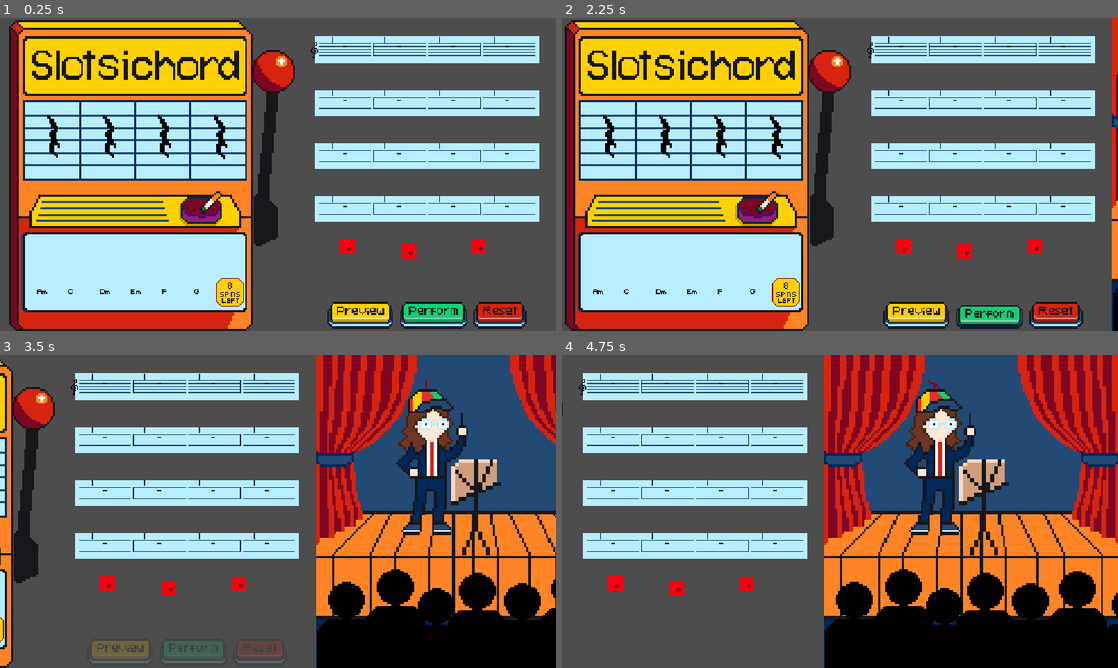
Above: before the commit, frames 1-4 (two rows, left to right).
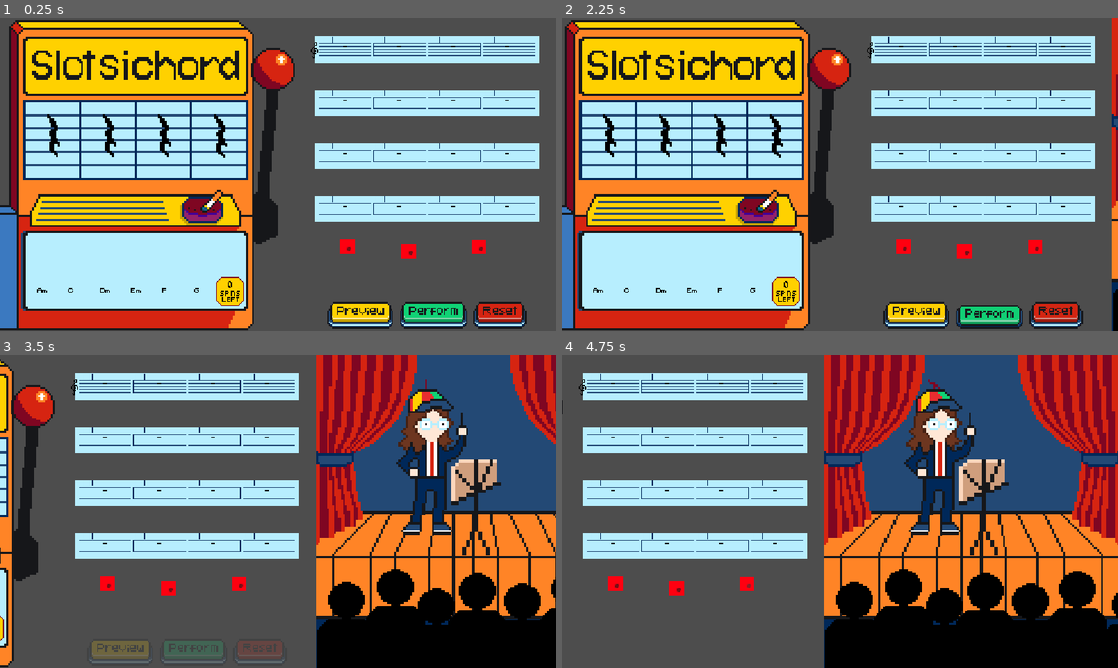
Above: after the commit, the same moments.

Repository: twhassall/slotsichord
Game: Godot game, scene res://scenes/actualScreens/MainScreen.tscn
The game is run twice, just before and just after one commit, with the same random seed, the same clock (stepped at 60 frames per second) and the same inputs.
Inputs (mouse positions are in pixels of both pictures, inside the frame that each line leads up to):
- Up to frame 1 (0.25 s): no input
- Up to frame 2 (2.25 s): click (923, 315) at 0.5 s; click (923, 315) at 1.25 s; click (995, 315) at 2 s
- Up to frame 3 (3.5 s): click (272, 586) at 2.75 s
- Up to frame 4 (4.75 s): click (734, 589) at 3.5 s; click (751, 586) at 4.25 s

The runs differ from the first frame. In frame 1, 5.3% of the frame differs, in the area x 0-53%, y 2-100%; in frame 2, 4.9%; in frame 3, 0.9%; in frame 4, less than 0.1%.

Commit message:
Added funnel animation and button

Diff:
--- a/scenes/actualScreens/MainScreen.tscn
+++ b/scenes/actualScreens/MainScreen.tscn
@@ -22,10 +22,9 @@
 [node name="SlotMachine" parent="." unique_id=1553664927 instance=ExtResource("2_2t3k2")]
 unique_name_in_owner = true
 layout_mode = 0
-offset_left = 152.0
-offset_top = 3.0
-offset_right = 152.0
-offset_bottom = 106.2
+offset_left = 151.0
+offset_right = 151.0
+offset_bottom = 103.2
 
 [node name="ArrangementArea" parent="." unique_id=2060967160 instance=ExtResource("3_qbncj")]
 layout_mode = 1
--- a/scenes/subScenes/slot_machine.tscn
+++ b/scenes/subScenes/slot_machine.tscn
@@ -3,12 +3,105 @@
 [ext_resource type="Script" uid="uid://u4yqnvewcb63" path="res://scripts/slot_machine.gd" id="1_f0c0l"]
 [ext_resource type="Texture2D" uid="uid://cpj8dgkgq0x4d" path="res://assets/sprites/slotmachine/slot_machine.png" id="2_ava31"]
 [ext_resource type="Texture2D" uid="uid://dngtl16blxy04" path="res://assets/sprites/slotmachine/LeverSpriteSheet.png" id="3_r8ptc"]
+[ext_resource type="Texture2D" uid="uid://ddne1sqh5elpd" path="res://assets/sprites/buttons/insertcoin.png" id="4_pn73r"]
 [ext_resource type="Texture2D" uid="uid://cayws40w4atsk" path="res://assets/sprites/slotmachine/smoke.png" id="4_r8ptc"]
 [ext_resource type="AudioStream" uid="uid://bhrvjsy3gkejy" path="res://assets/sounds/slotMachine/slotMachineSpin.wav" id="5_0xq38"]
 [ext_resource type="Texture2D" uid="uid://l5vwkxn64tvp" path="res://assets/sprites/slotmachine/slotMachineBlur.png" id="5_pt82j"]
 [ext_resource type="AudioStream" uid="uid://cmoyf4u5rd63s" path="res://assets/sounds/slotMachine/slotMachineCrank.wav" id="6_degk7"]
+[ext_resource type="Texture2D" uid="uid://4n5h3wno47xv" path="res://assets/sprites/slotmachine/funnel.png" id="6_k06gv"]
 [ext_resource type="PackedScene" uid="uid://bircwyj85eo7a" path="res://scenes/subScenes/ChordSprite.tscn" id="8_lq40k"]
 [ext_resource type="Texture2D" uid="uid://cljo0h0xvjts0" path="res://assets/sprites/slotmachine/spinsleft.png" id="9_f18vj"]
+
+[sub_resource type="Animation" id="Animation_0xq38"]
+length = 0.001
+tracks/0/type = "value"
+tracks/0/imported = false
+tracks/0/enabled = true
+tracks/0/path = NodePath("SlotMachine/CiggySmoke:frame")
+tracks/0/interp = 1
+tracks/0/loop_wrap = true
+tracks/0/keys = {
+"times": PackedFloat32Array(0),
+"transitions": PackedFloat32Array(1),
+"update": 1,
+"values": [0]
+}
+
+[sub_resource type="Animation" id="Animation_degk7"]
+resource_name = "smoke1"
+length = 4.133333
+tracks/0/type = "value"
+tracks/0/imported = false
+tracks/0/enabled = true
+tracks/0/path = NodePath("SlotMachine/CiggySmoke:frame")
+tracks/0/interp = 1
+tracks/0/loop_wrap = true
+tracks/0/keys = {
+"times": PackedFloat32Array(0, 0.1, 0.2, 0.3, 0.4, 0.5, 0.6, 0.7, 0.8, 0.9, 1, 1.1, 1.2, 2.8333333, 2.9333334, 3.0333333, 3.1333332, 3.2333333, 3.3333333, 3.4333334, 3.5333333, 3.6333332, 3.7333336, 3.8333335),
+"transitions": PackedFloat32Array(1, 1, 1, 1, 1, 1, 1, 1, 1, 1, 1, 1, 1, 1, 1, 1, 1, 1, 1, 1, 1, 1, 1, 1),
+"update": 1,
+"values": [0, 1, 2, 3, 4, 5, 6, 7, 8, 9, 10, 11, 12, 13, 14, 15, 17, 18, 19, 20, 21, 22, 23, 0]
+}
+
+[sub_resource type="Animation" id="Animation_pt82j"]
+resource_name = "smoke2"
+length = 2.5666666
+tracks/0/type = "value"
+tracks/0/imported = false
+tracks/0/enabled = true
+tracks/0/path = NodePath("SlotMachine/CiggySmoke:frame")
+tracks/0/interp = 1
+tracks/0/loop_wrap = true
+tracks/0/keys = {
+"times": PackedFloat32Array(0, 0.2, 0.4, 0.6, 0.8, 1, 1.2, 1.4, 1.6, 1.8, 2, 2.2, 2.4),
+"transitions": PackedFloat32Array(1, 1, 1, 1, 1, 1, 1, 1, 1, 1, 1, 1, 1),
+"update": 1,
+"values": [12, 13, 14, 15, 16, 17, 18, 19, 20, 21, 22, 23, 12]
+}
+
+[sub_resource type="AnimationLibrary" id="AnimationLibrary_lq40k"]
+_data = {
+&"RESET": SubResource("Animation_0xq38"),
+&"smoke1": SubResource("Animation_degk7"),
+&"smoke2": SubResource("Animation_pt82j")
+}
+
+[sub_resource type="Animation" id="Animation_plc8i"]
+length = 0.001
+tracks/0/type = "value"
+tracks/0/imported = false
+tracks/0/enabled = true
+tracks/0/path = NodePath(".:frame")
+tracks/0/interp = 1
+tracks/0/loop_wrap = true
+tracks/0/keys = {
+"times": PackedFloat32Array(0),
+"transitions": PackedFloat32Array(1),
+"update": 1,
+"values": [1]
+}
+
+[sub_resource type="Animation" id="Animation_084gh"]
+resource_name = "press"
+length = 0.39999999999999997
+tracks/0/type = "value"
+tracks/0/imported = false
+tracks/0/enabled = true
+tracks/0/path = NodePath(".:frame")
+tracks/0/interp = 1
+tracks/0/loop_wrap = true
+tracks/0/keys = {
+"times": PackedFloat32Array(0, 0.2),
+"transitions": PackedFloat32Array(1, 1),
+"update": 1,
+"values": [1, 0]
+}
+
+[sub_resource type="AnimationLibrary" id="AnimationLibrary_k1jfg"]
+_data = {
+&"RESET": SubResource("Animation_plc8i"),
+&"press": SubResource("Animation_084gh")
+}
 
 [sub_resource type="Animation" id="Animation_ava31"]
 resource_name = "Pull"
@@ -47,12 +140,12 @@
 &"RESET": SubResource("Animation_r8ptc")
 }
 
-[sub_resource type="Animation" id="Animation_0xq38"]
-length = 0.001
-tracks/0/type = "value"
-tracks/0/imported = false
-tracks/0/enabled = true
-tracks/0/path = NodePath("SlotMachine/CiggySmoke:frame")
+[sub_resource type="Animation" id="Animation_8jvq5"]
+length = 0.001
+tracks/0/type = "value"
+tracks/0/imported = false
+tracks/0/enabled = true
+tracks/0/path = NodePath(".:frame")
 tracks/0/interp = 1
 tracks/0/loop_wrap = true
 tracks/0/keys = {
@@ -62,43 +155,25 @@
 "values": [0]
 }
 
-[sub_resource type="Animation" id="Animation_degk7"]
-resource_name = "smoke1"
-length = 4.133333
-tracks/0/type = "value"
-tracks/0/imported = false
-tracks/0/enabled = true
-tracks/0/path = NodePath("SlotMachine/CiggySmoke:frame")
-tracks/0/interp = 1
-tracks/0/loop_wrap = true
-tracks/0/keys = {
-"times": PackedFloat32Array(0, 0.1, 0.2, 0.3, 0.4, 0.5, 0.6, 0.7, 0.8, 0.9, 1, 1.1, 1.2, 2.8333333, 2.9333334, 3.0333333, 3.1333332, 3.2333333, 3.3333333, 3.4333334, 3.5333333, 3.6333332, 3.7333336, 3.8333335),
-"transitions": PackedFloat32Array(1, 1, 1, 1, 1, 1, 1, 1, 1, 1, 1, 1, 1, 1, 1, 1, 1, 1, 1, 1, 1, 1, 1, 1),
-"update": 1,
-"values": [0, 1, 2, 3, 4, 5, 6, 7, 8, 9, 10, 11, 12, 13, 14, 15, 17, 18, 19, 20, 21, 22, 23, 0]
-}
-
-[sub_resource type="Animation" id="Animation_pt82j"]
-resource_name = "smoke2"
-length = 2.5666666
-tracks/0/type = "value"
-tracks/0/imported = false
-tracks/0/enabled = true
-tracks/0/path = NodePath("SlotMachine/CiggySmoke:frame")
-tracks/0/interp = 1
-tracks/0/loop_wrap = true
-tracks/0/keys = {
-"times": PackedFloat32Array(0, 0.2, 0.4, 0.6, 0.8, 1, 1.2, 1.4, 1.6, 1.8, 2, 2.2, 2.4),
-"transitions": PackedFloat32Array(1, 1, 1, 1, 1, 1, 1, 1, 1, 1, 1, 1, 1),
-"update": 1,
-"values": [12, 13, 14, 15, 16, 17, 18, 19, 20, 21, 22, 23, 12]
-}
-
-[sub_resource type="AnimationLibrary" id="AnimationLibrary_lq40k"]
-_data = {
-&"RESET": SubResource("Animation_0xq38"),
-&"smoke1": SubResource("Animation_degk7"),
-&"smoke2": SubResource("Animation_pt82j")
+[sub_resource type="Animation" id="Animation_g46q2"]
+resource_name = "drop"
+tracks/0/type = "value"
+tracks/0/imported = false
+tracks/0/enabled = true
+tracks/0/path = NodePath(".:frame")
+tracks/0/interp = 1
+tracks/0/loop_wrap = true
+tracks/0/keys = {
+"times": PackedFloat32Array(0, 0.1, 0.2, 0.3, 0.4, 0.5, 0.6, 0.7, 0.8, 0.9, 1),
+"transitions": PackedFloat32Array(1, 1, 1, 1, 1, 1, 1, 1, 1, 1, 1),
+"update": 1,
+"values": [0, 1, 2, 3, 4, 5, 6, 7, 8, 9, 11]
+}
+
+[sub_resource type="AnimationLibrary" id="AnimationLibrary_7t2ew"]
+_data = {
+&"RESET": SubResource("Animation_8jvq5"),
+&"drop": SubResource("Animation_g46q2")
 }
 
 [sub_resource type="Animation" id="Animation_lq40k"]
@@ -261,12 +336,41 @@
 script = ExtResource("1_f0c0l")
 
 [node name="SlotMachine" type="Sprite2D" parent="." unique_id=84764454]
-position = Vector2(339, 326)
+position = Vector2(186.65, 323.31)
 scale = Vector2(4.25817, 4.2581697)
 texture = ExtResource("2_ava31")
 
+[node name="CiggySmoke" type="Sprite2D" parent="SlotMachine" unique_id=109417282]
+position = Vector2(58.66839, 6.903908)
+scale = Vector2(0.99999994, 0.99999994)
+texture = ExtResource("4_r8ptc")
+hframes = 12
+vframes = 2
+
+[node name="CiggyAnimation" type="AnimationPlayer" parent="SlotMachine/CiggySmoke" unique_id=666382503]
+root_node = NodePath("../../..")
+libraries/ = SubResource("AnimationLibrary_lq40k")
+
+[node name="InsertCoinButton" type="Sprite2D" parent="SlotMachine" unique_id=577213112]
+position = Vector2(-64.969215, 46.89573)
+scale = Vector2(0.99995995, 0.99996006)
+texture = ExtResource("4_pn73r")
+vframes = 2
+frame = 1
+
+[node name="InsertCoinAnimation" type="AnimationPlayer" parent="SlotMachine/InsertCoinButton" unique_id=679012198]
+libraries/ = SubResource("AnimationLibrary_k1jfg")
+
+[node name="InsertCoin" type="Button" parent="SlotMachine/InsertCoinButton" unique_id=1327243574]
+self_modulate = Color(1, 1, 1, 0)
+offset_left = -21.841248
+offset_top = -15.265388
+offset_right = 21.606384
+offset_bottom = 16.90934
+
 [node name="Crank" type="Sprite2D" parent="SlotMachine" unique_id=1823926421]
-position = Vector2(55.188026, -14.090558)
+position = Vector2(90.73146, -14.090557)
+scale = Vector2(0.99999994, 0.99999994)
 texture = ExtResource("3_r8ptc")
 hframes = 6
 
@@ -274,15 +378,15 @@
 root_node = NodePath("../../..")
 libraries/ = SubResource("AnimationLibrary_0xq38")
 
-[node name="CiggySmoke" type="Sprite2D" parent="SlotMachine" unique_id=109417282]
-position = Vector2(23.719, 6.904)
-texture = ExtResource("4_r8ptc")
-hframes = 12
-vframes = 2
-
-[node name="CiggyAnimation" type="AnimationPlayer" parent="SlotMachine/CiggySmoke" unique_id=666382503]
-root_node = NodePath("../../..")
-libraries/ = SubResource("AnimationLibrary_lq40k")
+[node name="Funnel" type="Sprite2D" parent="." unique_id=2081413526]
+position = Vector2(-94, 161.445)
+scale = Vector2(4.2579994, 4.2579994)
+texture = ExtResource("6_k06gv")
+hframes = 4
+vframes = 3
+
+[node name="CoinDrop" type="AnimationPlayer" parent="Funnel" unique_id=2063157806]
+libraries/ = SubResource("AnimationLibrary_7t2ew")
 
 [node name="Reel1" type="TextureRect" parent="." unique_id=1036060400]
 layout_mode = 0
@@ -469,4 +573,5 @@
 hframes = 3
 vframes = 3
 
+[connection signal="pressed" from="SlotMachine/InsertCoinButton/InsertCoin" to="." method="_on_insert_coin_pressed"]
 [connection signal="pressed" from="Spin" to="." method="_on_spin_pressed"]
--- a/scripts/slot_machine.gd
+++ b/scripts/slot_machine.gd
@@ -17,8 +17,8 @@
 	randomize()
 	smoke_loop()
 
-	spinNum = 8
-	$SpinsLeft.frame = 8
+	spinNum = 0
+	$SpinsLeft.frame = 0
 
 	player = AudioStreamPlayer.new()
 	add_child(player)
@@ -148,6 +148,11 @@
 
 func reset_slotmachine():
 	clear_all_bars()
+	$Spin.disabled = false
+	$SlotMachine/InsertCoinButton/InsertCoin.disabled = false
+
+func start_slotmachine():
+	clear_all_bars()
 	spinNum = 8
 	$SpinsLeft.frame = 8
 	$Spin.disabled = false
@@ -155,3 +160,10 @@
 func clear_all_bars():
 	for bar in barOuputarea.get_children():
 		bar.queue_free()
+
+func _on_insert_coin_pressed():
+	$SlotMachine/InsertCoinButton/InsertCoinAnimation.play("press")
+	$Funnel/CoinDrop.play("drop")
+	$SlotMachine/InsertCoinButton/InsertCoin.disabled = true
+	await get_tree().create_timer(1.2).timeout
+	start_slotmachine()
Binary file added: assets/sprites/slotmachine/funnel.png
Not shown, added: assets/sprites/slotmachine/funnel.png.import
Binary file changed: assets/sprites/slotmachine/slot_machine.png
